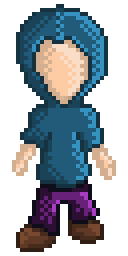
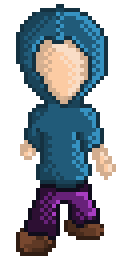
Comparing the layer stacks of the two 128 x 256 images. Changes:
showed group "03" (24 layers) over [16, 104, 116, 256]
showed "pernas-light" (6th of 8, in "03" › "frente" › "perna") over [52, 192, 92, 216]
showed "perna-shado" (6th of 8, in "03" › "frente" › "perna") over [28, 188, 96, 236]
showed "pes-shadow" (6th of 8, in "03" › "frente" › "pes") over [24, 220, 92, 252]
showed "pes-light" (6th of 8, in "03" › "frente" › "pes") over [20, 220, 104, 252]
hid group "02" (24 layers), opacity 100% → 21% over [12, 104, 116, 252]
